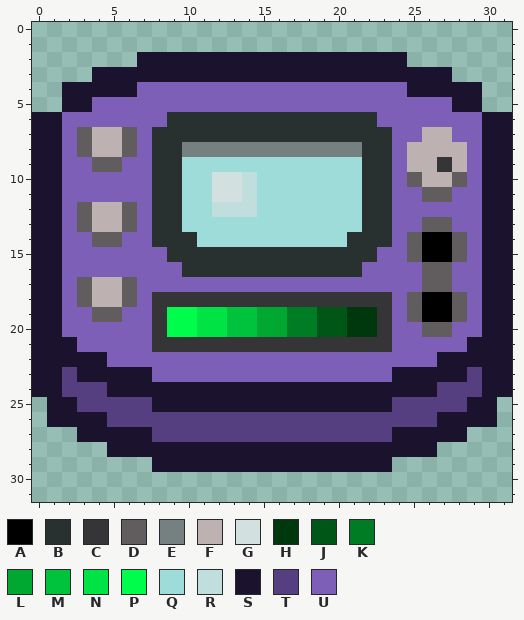
Pixel-art sprite, stored at Items/Accessories/LifeCharm.png. This is how it looked before the edit.
The file is 32x32 pixels.
Palette (. is transparent): A #000000  B #293030  C #353538  D #615c5e  E #748180  F #bdb1b1  G #d2e0df  H #00380d  J #005617  K #007c24  L #00a832  M #00c33d  N #00e344  P #00fd4b  Q #9edcda  R #bfdedd  S #1b122d  T #563f81  U #7d5fb8
Pixels before, first column x 0:
 2 .......SSSSSSSSSSSSSSSSSS.......
 3 ....SSSSSSSSSSSSSSSSSSSSSSSS....
 4 ..SSSSSUUUUUUUUUUUUUUUUUUSSSSS..
 5 ..SSUUUUUUUUUUUUUUUUUUUUUUUUSS..
 6 SSUUUUUUUBBBBBBBBBBBBBBUUUUUUUSS
 7 SSUDFFDUBBBBBBBBBBBBBBBBUUFFUUSS
 8 SSUDFFDUBBEEEEEEEEEEEEBBUFFFFUSS
 9 SSUUDDUUBBQQQQQQQQQQQQBBUFFCFUSS
10 SSUUUUUUBBQQGGRQQQQQQQBBUDFFDUSS
11 SSUUUUUUBBQQGGRQQQQQQQBBUUDDUUSS
12 SSUDFFDUBBQQRRRQQQQQQQBBUUUUUUSS
13 SSUDFFDUBBQQQQQQQQQQQQBBUUDDUUSS
14 SSUUDDUUBBBQQQQQQQQQQBBBUDAADUSS
15 SSUUUUUUUBBBBBBBBBBBBBBUUDAADUSS
16 SSUUUUUUUUBBBBBBBBBBBBUUUUDDUUSS
17 SSUDFFDUUUUUUUUUUUUUUUUUUUDDUUSS
18 SSUDFFDUCCCCCCCCCCCCCCCCUDAADUSS
19 SSUUDDUUCPPNNMMLLKKJJHHCUDAADUSS
20 SSUUUUUUCPPNNMMLLKKJJHHCUUDDUUSS
21 SSSUUUUUCCCCCCCCCCCCCCCCUUUUUSSS
22 SSSSSUUUUUUUUUUUUUUUUUUUUUUSSSSS
23 SSTSSSSSUUUUUUUUUUUUUUUUSSSSSTSS
24 SSTTTSSSSSSSSSSSSSSSSSSSSSSTTTSS
25 .SSTTTTTSSSSSSSSSSSSSSSSTTTTTSS.
26 .SSSSTTTTTTTTTTTTTTTTTTTTTTSSSS.
27 ...SSSSSTTTTTTTTTTTTTTTTSSSSS...
28 .....SSSSSSSSSSSSSSSSSSSSSS.....
29 ........SSSSSSSSSSSSSSSS........
The same view after the edit:
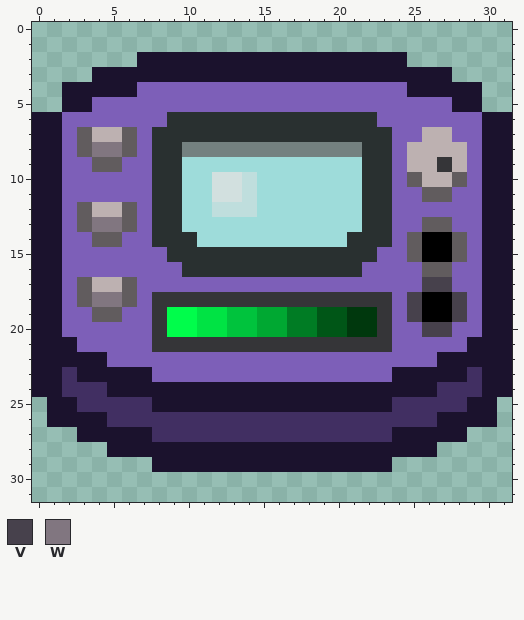
Colours new in this view: V #47414c  W #817680
From old to new:
colour T: #563f81 -> #412f62
Changed rows in their new state; - is a pixel that keeps its letter.
first column x 4:
 8 WW
first column x 4:
13 WW
first column x 4:
17 ----------------------VV-
18 WW-------------------V--V
19 ---------------------V--V
20 ----------------------VV-
Pixel boxes of the changes (left, top, right, bottom) in both pictures:
changed: (92, 142, 122, 157)
changed: (92, 217, 122, 232)
changed: (62, 277, 482, 442)
